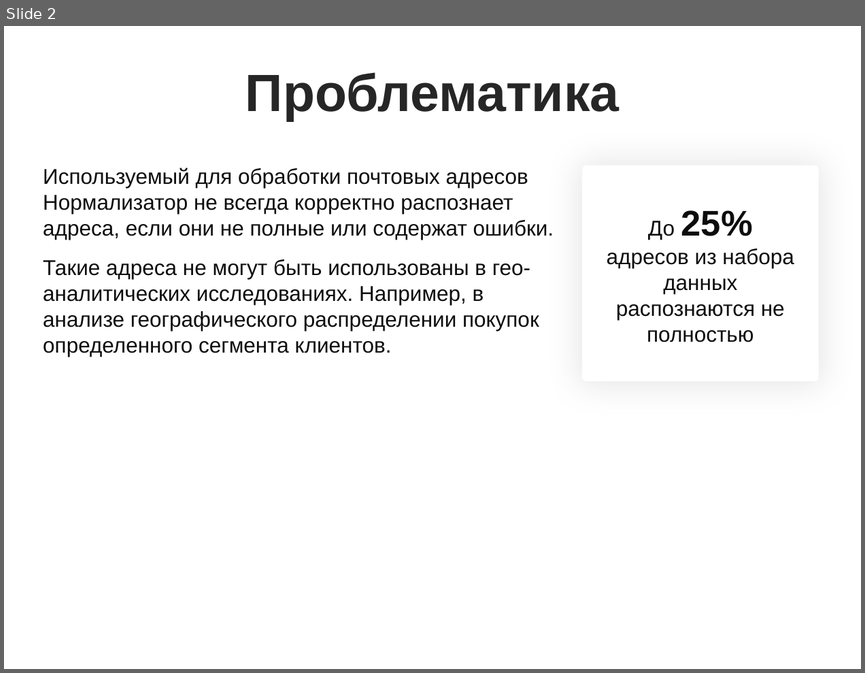
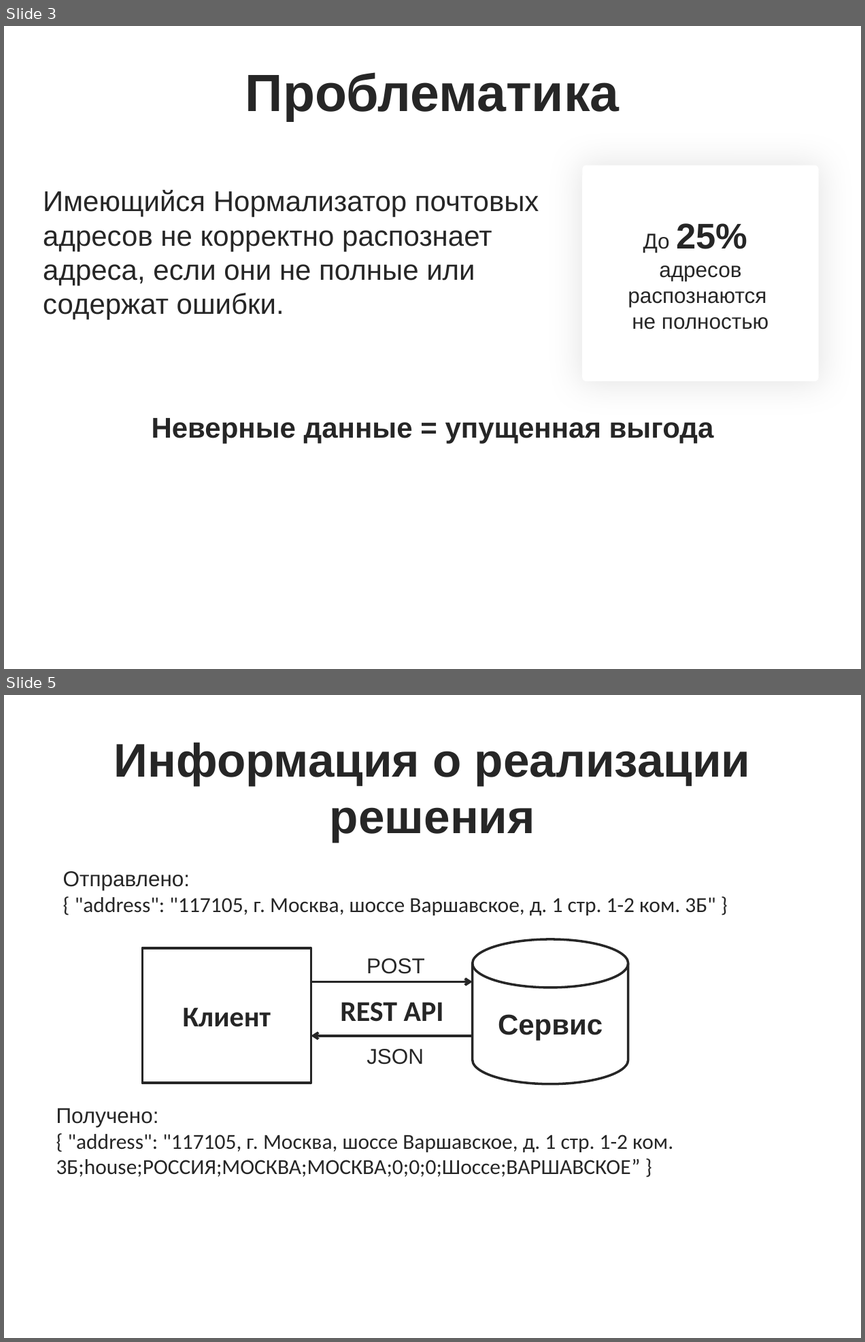
Before and after one commit to novaesolis/address-normalizer, a slide deck: presentation/Nova solis.pptx. Shown one above the other, each under a label of ours: slide 2 before the commit, slides 3 and 5 after it; the slides between them are not shown. The pictures are 865x673 and 865x1342 pixels, drawn with LibreOffice and Linux fonts; fonts in the diff are those of the drawing; background and template pictures are left out. Boxes give left, top, right and bottom in pixels: in the first picture for what was removed or moved away, otherwise in the second. Text is boxed around its words. In the diff, an @@ line names an element or a change of style, - is before the commit and + after.

```diff
--- a/presentation/Nova solis.pptx
+++ b/presentation/Nova solis.pptx
@@ slide 5 added at box(4, 695, 861, 1338), background picture (left out) @@
@@ title added at box(114, 742, 751, 842), 39.6 pt, text #262626, bold @@
+Информация о реализации решения
@@ text added at box(63, 871, 715, 915), 18 pt, text #262626 @@
+Отправлено:
+{ "address": "117105, г. Москва, шоссе Варшавское, д. 1 стр. 1-2 ком. 3Б" }
@@ cylinder added at box(473, 939, 629, 1084), outline #262626 2 pt, 24 pt, text #262626, bold @@
+Сервис
@@ rectangle added at box(142, 948, 311, 1083), outline #262626 2 pt, 24 pt, text #262626, bold @@
+Клиент
@@ text added at box(366, 958, 425, 974), 18 pt, text #262626 @@
+POST
@@ arrow added from (311, 982) to (473, 982), #262626 2 pt @@
@@ text added at box(340, 1002, 444, 1021), 24 pt, text #262626, bold @@
+REST API
@@ arrow added from (473, 1035) to (311, 1035), #262626 2 pt @@
@@ text added at box(366, 1049, 424, 1064), 18 pt, text #262626 @@
+JSON
@@ text added at box(56, 1108, 673, 1176), 18 pt, text #262626 @@
+Получено:
+{ "address": "117105, г. Москва, шоссе Варшавское, д. 1 стр. 1-2 ком. 3Б;house;РОССИЯ;МОСКВА;МОСКВА;0;0;0;Шоссе;ВАРШАВСКОЕ” }
@@ what was slide 2 is now slide 3 @@
@@ slide 3 changed as well @@
@@ text at box(43, 189, 539, 320): text changed; size 18 to 24 pt; text colour #0D0D0D to #262626 @@
-Используемый для обработки почтовых адресов Нормализатор не всегда корректно распознает адреса, если они не полные или содержат ошибки.
-Такие адреса не могут быть использованы в гео-аналитических исследованиях. Например, в анализе географического распределении покупок определенного сегмента клиентов.
+Имеющийся Нормализатор почтовых адресов не корректно распознает адреса, если они не полные или содержат ошибки.
@@ text in rounded rectangle at box(643, 233, 670, 252): text colour #0D0D0D to #262626 in "До 25%" @@
@@ text in rounded rectangle at box(628, 265, 768, 329): text changed; text colour #0D0D0D to #262626 @@
-адресов из набора данных распознаются не полностью
+адресов распознаются
+не полностью
@@ text added at box(152, 418, 714, 444), 24 pt, text #262626, bold @@
+Неверные данные = упущенная выгода
```
Also in this commit, not shown: 2 other slides changed, 2 other slides added, 3 slides removed.
